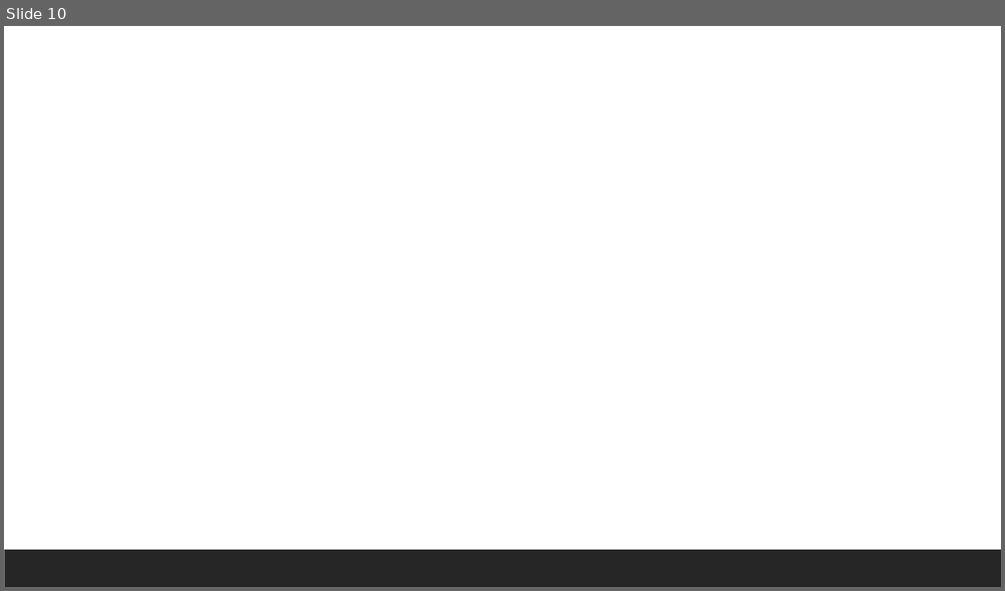
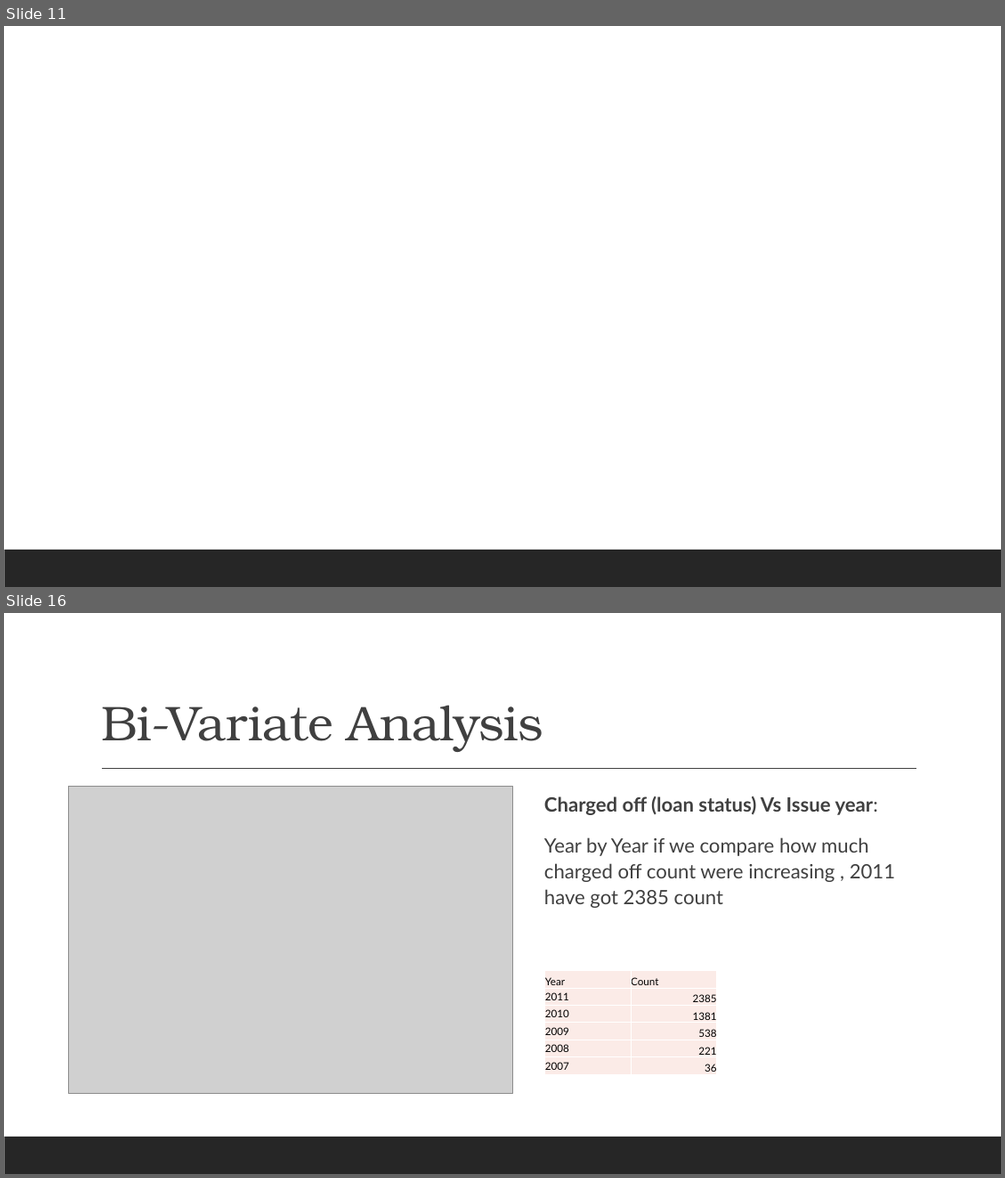
Before and after one commit to shrutich91/LENDING-CLUB-CASE-STUDY, a slide deck: Lending Club Case Study.pptx. Shown one above the other, each under a label of ours: slide 10 before the commit, slides 11 and 16 after it; the slides between them are not shown. The pictures are 1005x591 and 1005x1178 pixels, drawn with LibreOffice and Linux fonts; fonts in the diff are those of the drawing; grey boxes stand for pictures. Boxes give left, top, right and bottom in pixels: in the first picture for what was removed or moved away, otherwise in the second. Text is boxed around its words. In the diff, an @@ line names an element or a change of style, - is before the commit and + after.

Commit message:
Updated Bi-Variate Analysis
Updated Bi-Variate Analysis

```diff
--- a/Lending Club Case Study.pptx
+++ b/Lending Club Case Study.pptx
@@ slide 16 added at [4, 613, 1001, 1174], background #FFFFFF; not listed: 1 template element that a slide beside it also shows @@
@@ title added at [101, 705, 543, 752], 47 pt, text #404040 @@
+Bi-Variate Analysis
@@ line added from (102, 769) to (917, 769), #404040 1 pt @@
@@ picture added at [68, 787, 512, 1093] @@
@@ text added at [544, 796, 895, 908], 19 pt, text #404040 @@
+  Charged off (loan status) Vs Issue year:
+  Year by Year if we compare how much charged off count were increasing , 2011 have got 2385 count
@@ table added at [545, 971, 718, 1075], 6 rows, 2 columns @@
+Year | Count
+2011 | 2385
+2010 | 1381
+2009 | 538
+2008 | 221
+2007 | 36
@@ what was slide 10 is now slide 11 @@
```
Also in this commit, not shown: 18 other slides added, 1 other file.
